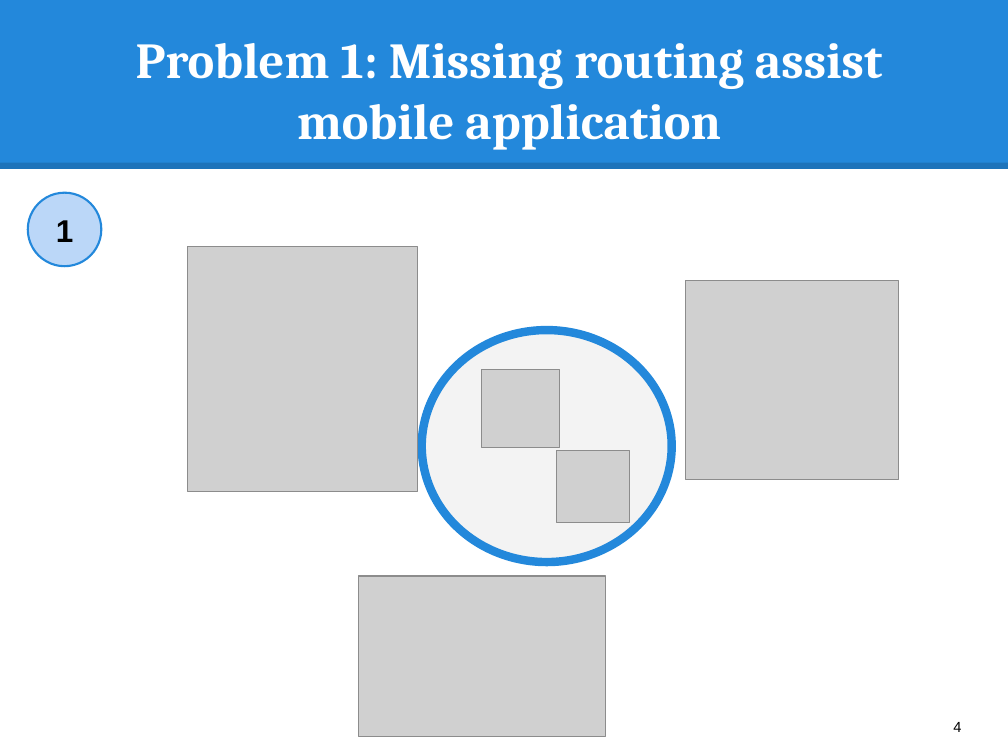
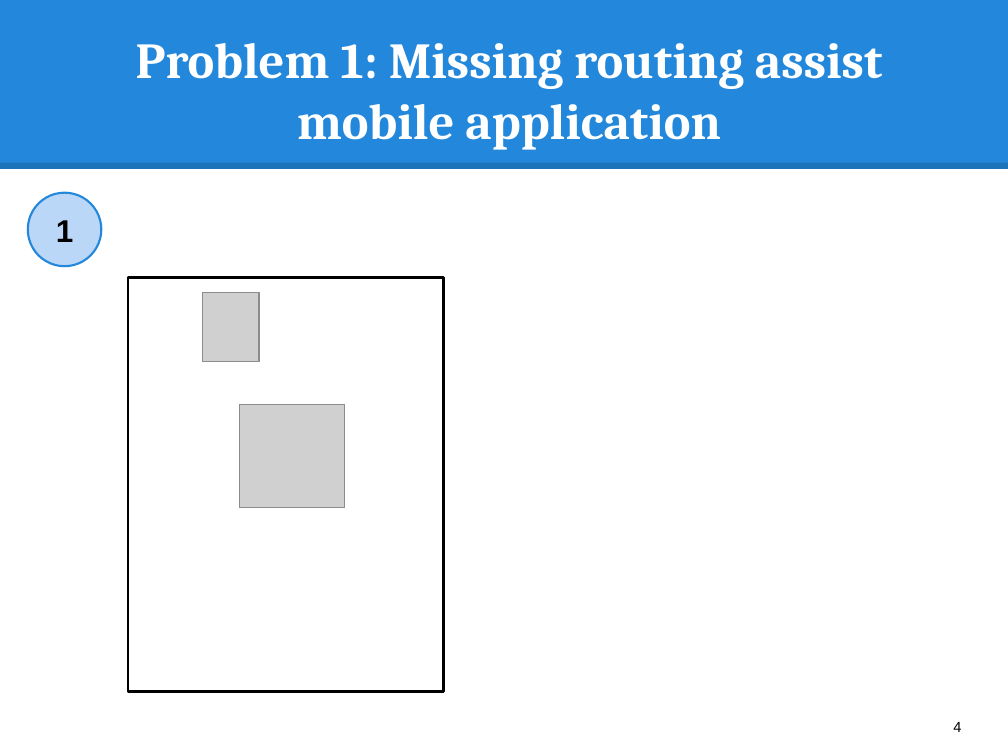
Before and after one commit to hqt/street-router, a slide deck: slide 4 of Document/presentation/full presentation.pptx. Drawn at 1008x756 pixels with LibreOffice and Linux fonts; fonts in the diff are those of the drawing; grey boxes stand for pictures. Boxes give left, top, right and bottom in pixels: in the first picture for what was removed or moved away, otherwise in the second. Text is boxed around its words. In the diff, an @@ line names an element or a change of style, - is before the commit and + after.

Commit message:
slide

```diff
--- a/Document/presentation/full presentation.pptx
+++ b/Document/presentation/full presentation.pptx
@@ picture removed at (187,247,417,492) @@
@@ rectangle added at (128,277,444,691), outline #000000 2 pt @@
@@ picture added at (203,292,259,362) @@
@@ picture removed at (685,281,899,480) @@
@@ ellipse removed at (421,330,671,561) @@
@@ picture removed at (482,369,559,447) @@
@@ picture: place and size @@
-picture at (556,451,629,523)
+picture at (240,405,345,508)
@@ picture removed at (358,576,605,736) @@
```
Also in this commit, not shown: 1 other slide changed, 12 slides added.
